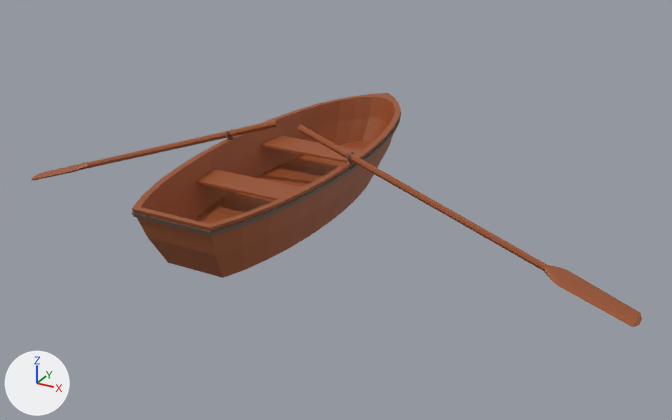
Before and after pictures for a commit that changed the glTF model entities/ships/rowing_boat/rowing_boat.glb.
Both versions are drawn from a 50 mm camera at (6.34, -10.09, 5.2) aimed at (0.52, 0.49, -0.09). Lighting does not change. The marker at lower left points along +X, +Y and +Z. Where no turn or scale is listed for an object, it has been applied to the vertices.

The older version as bpy lines, for what is in view:
```python
me_circle = bpy.data.meshes.new('Circle')
me_circle.from_pydata(...)  # 270 vertices, 536 faces; spans x -1.02..1.02, y -2.5..3.19, z 0.0..0.85
# faces by material slot: [374, 162]
me_circle.materials.append(mat_wood)  # brown #9c542d
me_circle.materials.append(mat_metal)  # brown #68594e
me_cube_001 = bpy.data.meshes.new('Cube.001')
me_cube_001.from_pydata(...)  # 12 vertices, 20 faces; spans x -0.88..0.88, y -0.94..-0.47, z -0.02..0.02
me_cube_001.materials.append(mat_wood)  # brown #9c542d
me_cylinder_004 = bpy.data.meshes.new('Cylinder.004')
me_cylinder_004.from_pydata(...)  # 112 vertices, 216 faces; spans x -4.88..4.88, y -0.14..0.31, z -0.49..1.24
me_cylinder_004.materials.append(mat_wood)  # brown #9c542d
ob_circle = bpy.data.objects.new('Circle', me_circle)
ob_circle.location = (0.0, 0.0, 0.0)
ob_cube = bpy.data.objects.new('Cube', me_cube_001)
ob_cube.location = (0.0, 0.0, 0.59)
ob_cylinder_002 = bpy.data.objects.new('Cylinder.002', me_cylinder_004)
ob_cylinder_002.location = (0.0, 0.0, 0.0)
# also in view: 'Cube.001' at (0.0, 0.91, 0.59)
```
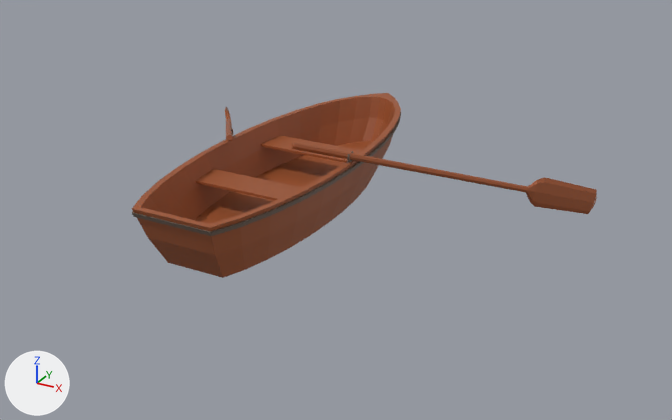
Commit message: Rowy rowy boat

Pixel boxes (x1, y1, x2, y2) of what changed, in the pictures (672 x 420 px):
'Cylinder.002', deleted (brown): before (31, 120, 642, 327)
'RightPaddle', added (brown): after (291, 142, 597, 214)
'LeftPaddle', added: after (225, 107, 233, 141)

The edits, one by one:
Mesh me_cylinder_001 is new.
It has 56 vertices, 108 faces and spans x -2.39..0.49, y -0.68..3.27, z -1.23..0.25.
It uses material mat_wood (brown #9c542d).
Mesh me_cylinder_004_1 is new.
It has 56 vertices, 108 faces and spans x -0.55..2.59, y -0.63..3.03, z -1.43..0.29.
It uses material mat_wood (brown #9c542d).
Object 'Cylinder.002' (ob_cylinder_002) is deleted.
Object 'LeftPaddle' (ob_leftpaddle) is new; it shows me_cylinder_001.
Its location is (-0.96, 0.09, 0.93).
Object 'RightPaddle' (ob_rightpaddle) is new; it shows me_cylinder_004_1.
Its location is (0.96, 0.09, 0.93).
